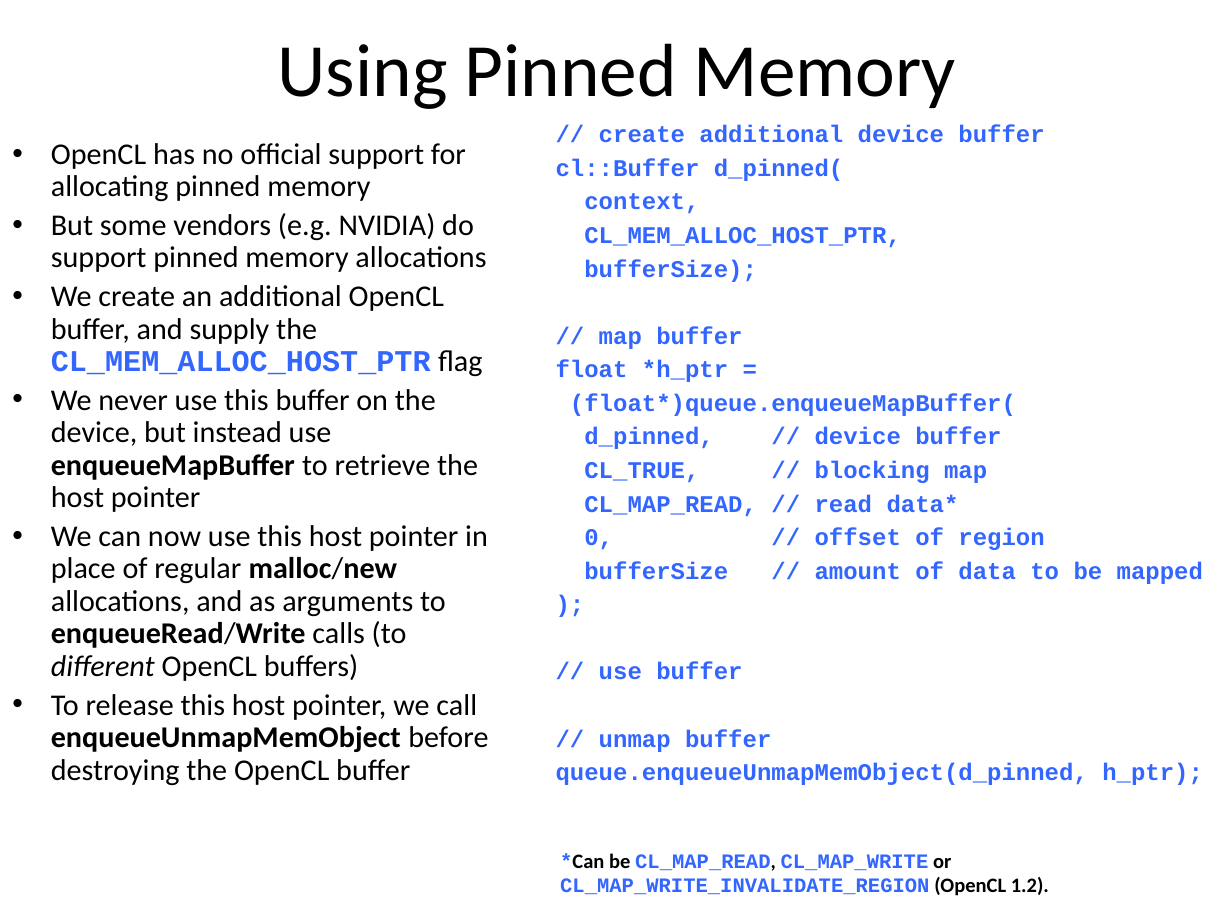
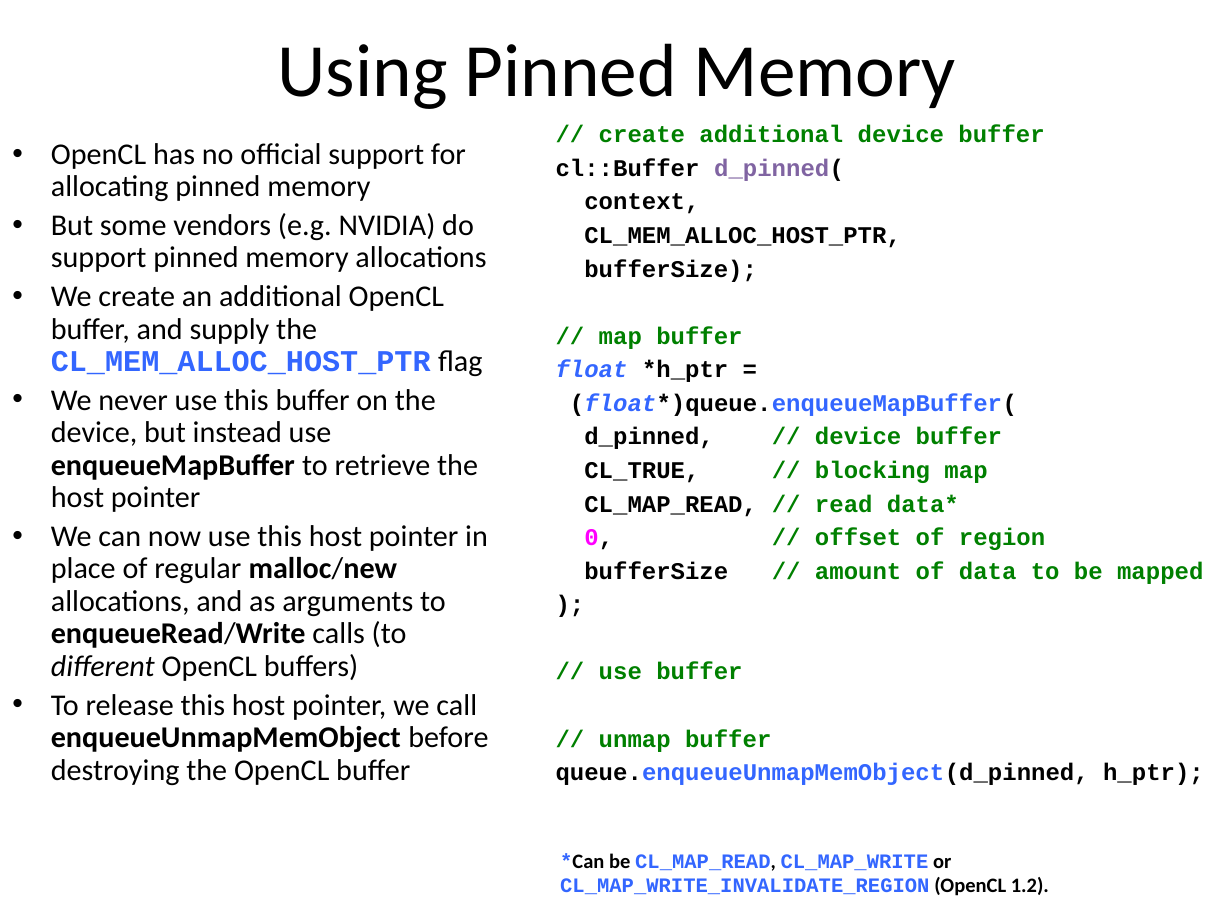
Before and after one commit to UoB-HPC/opencl-training-code, a slide deck: slide 23 of slides/advanced_part1.pptx. Drawn at 1232x924 pixels with LibreOffice and Linux fonts; fonts in the diff are those of the drawing. Boxes give left, top, right and bottom in pixels: in the first picture for what was removed or moved away, otherwise in the second. Text is boxed around its words. In the diff, an @@ line names an element or a change of style, - is before the commit and + after.

```diff
--- a/slides/advanced_part1.pptx
+++ b/slides/advanced_part1.pptx
@@ text "// create additional device buffer" at box(556, 125, 1204, 785): text colour #3366FF to #008000 in "// create additional device buffer", "// map buffer", "// device buffer", "// blocking map" and 5 more places; text colour #3366FF to #000000 in "cl::Buffer d_pinned(", "context,", "CL_MEM_ALLOC_HOST_PTR,", "bufferSize);" and 9 more places; text colour #3366FF to #8064A2 in "d_pinned("; italic on in "float", "(float*)queue.enqueueMapBuffer("; text colour #3366FF to #FF00FF in "0," @@
```
Also in this commit, not shown: 4 other slides changed, 3 other files.
